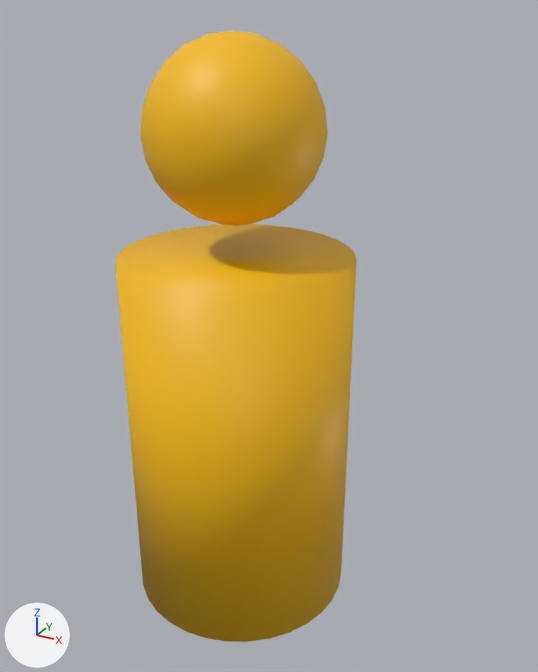
The glTF model public/assets/models/learn_npc.glb: old version first, new version second.
Rendered twice from a 50 mm lens placed at (-20.714, 16.007, 1.942), pointed at (-21.672, 17.749, 1.071). The lights are fixed; the arrows at lower left show +X, +Y and +Z. Vertices at the same position are counted once.

Names of what the first picture shows: 'Learn NPC'.
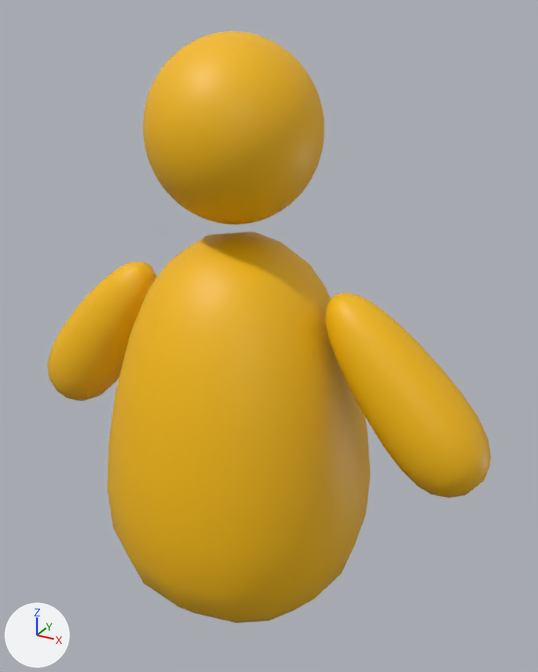
Pixel boxes [x1, y1, x2, y2] of what changed, in the pictures (538 x 672 px):
'Learn NPC', reshaped (84% wider): before [116, 30, 357, 642]; after [47, 31, 491, 623]
part 1 of me_sphere, rebuilt (9% wider, 6% shorter): before [116, 224, 357, 642]; after [107, 231, 370, 623]
part 2 of me_sphere, added: after [47, 262, 157, 401]
part 3 of me_sphere, added (yellow): after [325, 293, 491, 498]
part 4 of me_sphere, built on: before [140, 34, 328, 226]; after [143, 31, 324, 225]

Patch to the scene script:
```diff
--- a/public/assets/models/learn_npc.glb.py
+++ b/public/assets/models/learn_npc.glb.py
@@ me_sphere @@
 # used by ob_learn_npc; location = (-21.746, 17.698, 0.695)
-me_sphere.from_pydata(...)  # 242 vertices, 476 faces; spans x -0.33..0.33, y -0.33..0.33, z -0.46..1.2
+me_sphere.from_pydata(...)  # 3432 vertices, 6848 faces; spans x -0.73..0.75, y -0.4..0.4, z -0.51..1.2
+# me_sphere part 1: the loose piece of 64 vertices spanning x -0.33..0.33, y -0.33..0.33, z -0.46..0.62 is rebuilt with 162 vertices and now spans x -0.4..0.4, y -0.4..0.4, z -0.51..0.69
+# me_sphere part 2: a new loose piece of 162 vertices spanning x -0.73..-0.29, y -0.12..0.12, z 0.02..0.55, in mat_cs_blend_red_001 (yellow #f8bd00)
+# me_sphere part 3: a new loose piece of 162 vertices spanning x 0.28..0.75, y -0.12..0.12, z 0.06..0.57, in mat_cs_blend_red_001 (yellow #f8bd00)
+# me_sphere part 4: 28 vertices moved within x -0.19..0.19, y -0.19..0.19, z 0.72..1.08; 120 vertices removed from x -0.24..0.24, y -0.24..0.24, z 0.72..1.17; 2888 vertices added at x -0.23..0.23, y -0.23..0.23, z 0.72..1.19
+# me_sphere part 5: the surface is now shaded flat
 me_sphere.materials.append(mat_cs_blend_red_001)
```
